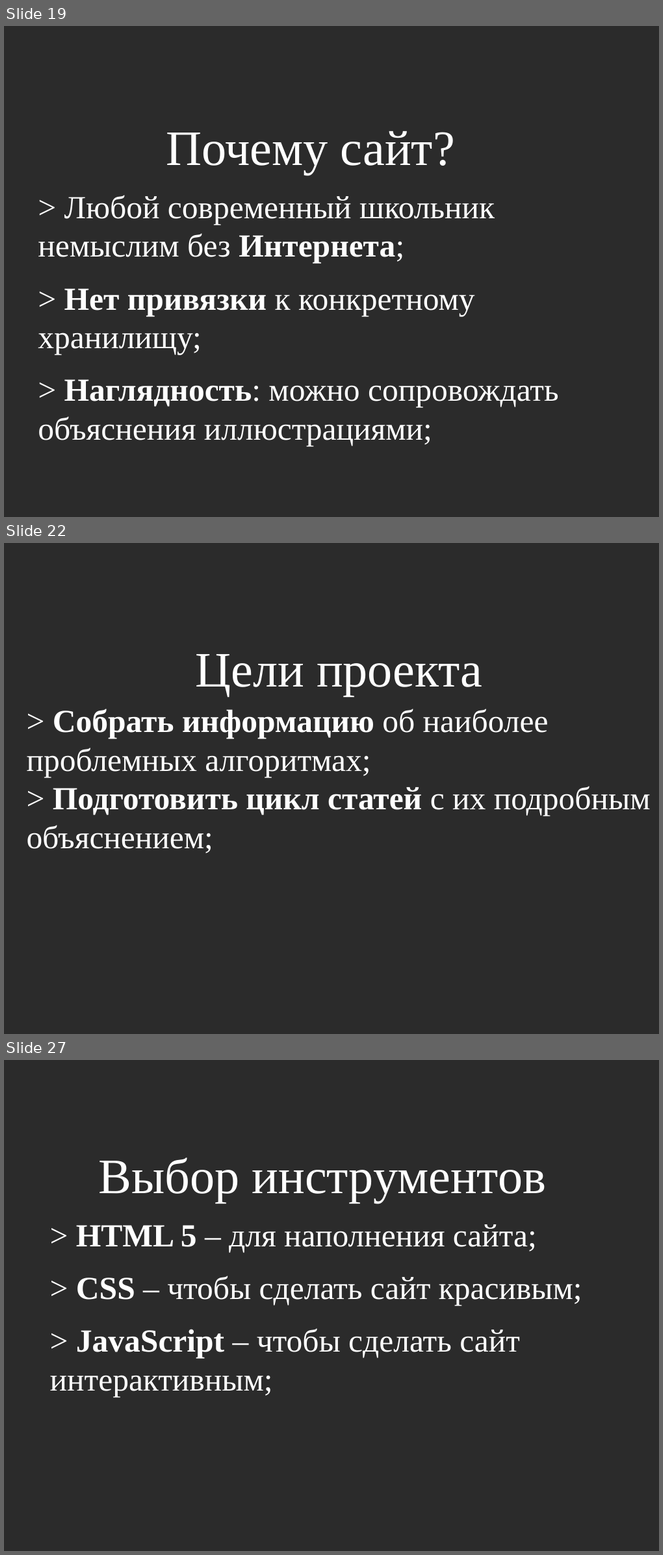
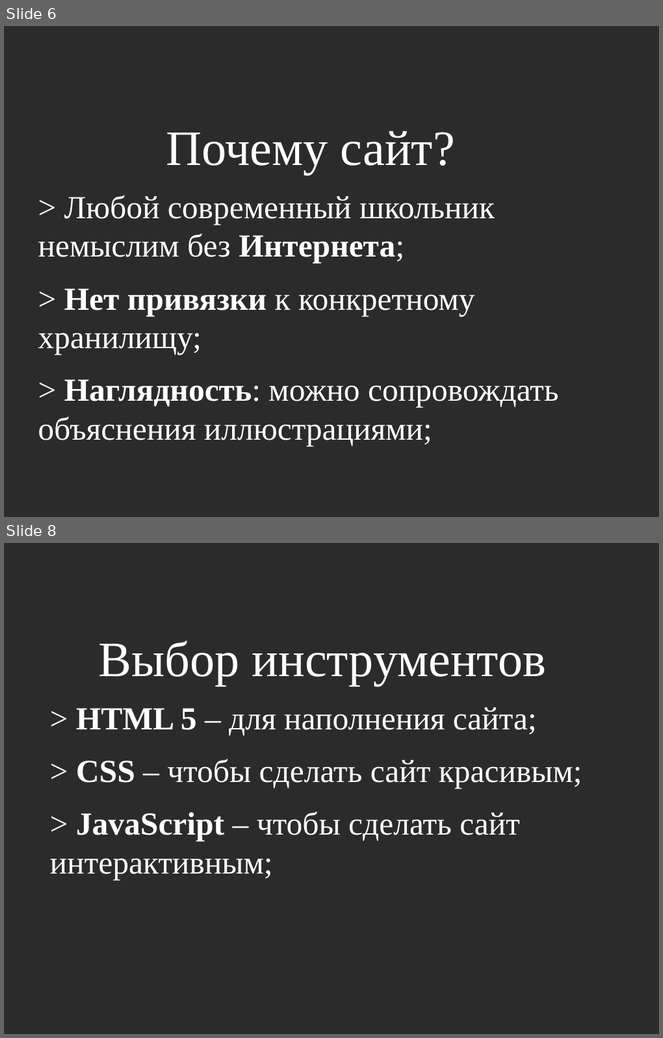
Before and after one commit to Mirovengil/school_project, a slide deck: project_page/Презентация/Шаблон.odp. Shown one above the other, each under a label of ours: slides 19, 22 and 27 before the commit, slides 6 and 8 after it; the slides between them are not shown. The pictures are 663x1555 and 663x1038 pixels, drawn with LibreOffice and Linux fonts; fonts in the diff are those of the drawing; background and template pictures are left out; a plain dark background stands for a picture behind light text. Boxes give left, top, right and bottom in pixels: in the first picture for what was removed or moved away, otherwise in the second. Text is boxed around its words. In the diff, an @@ line names an element or a change of style, - is before the commit and + after.

Commit message:
Улучшена презентация и записка (по требованиям Т. И. Герасимовой). Версия почти рабочая (не хватает статей).

```diff
--- a/project_page/Презентация/Шаблон.odp
+++ b/project_page/Презентация/Шаблон.odp
@@ slide 22 removed at (x1=4, y1=543, x2=659, y2=1034), background picture (left out) @@
@@ title removed at (x1=195, y1=654, x2=483, y2=696) @@
-Цели проекта
@@ text removed at (x1=27, y1=709, x2=651, y2=854) @@
-> Собрать информацию об наиболее проблемных алгоритмах;
-> Подготовить цикл статей с их подробным объяснением;
@@ what was slide 19 is now slide 6 @@
@@ what was slide 27 is now slide 8 @@
```
Also in this commit, not shown: 1 slide changed, 24 other slides removed, 7 other files.
